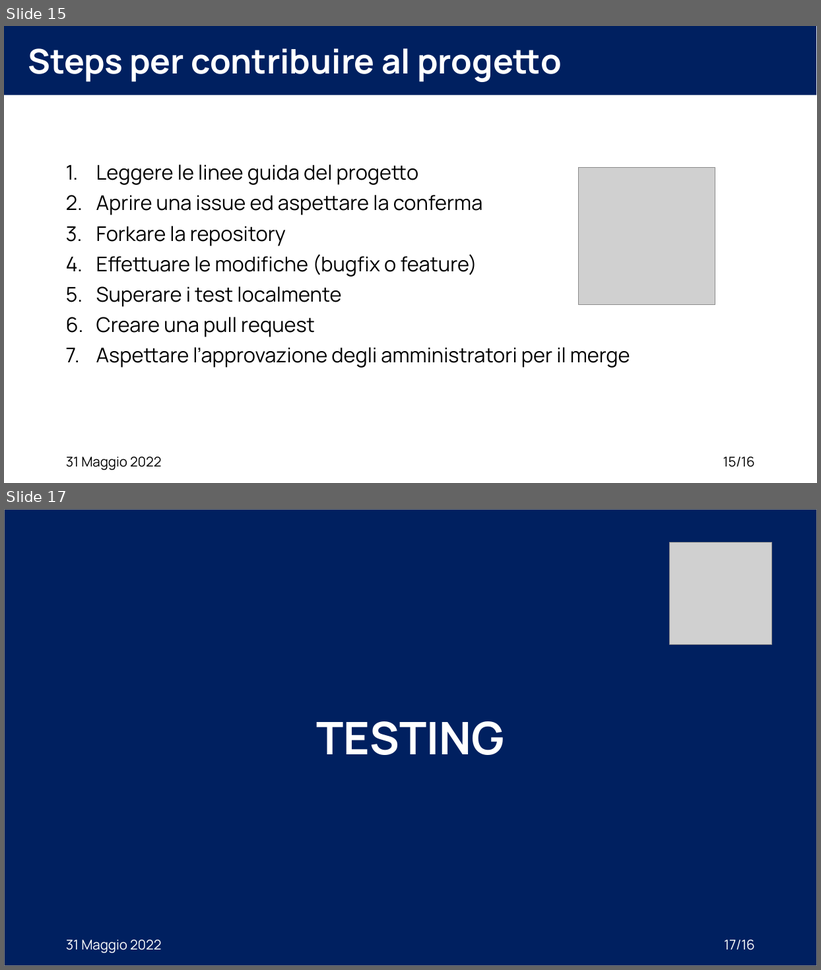
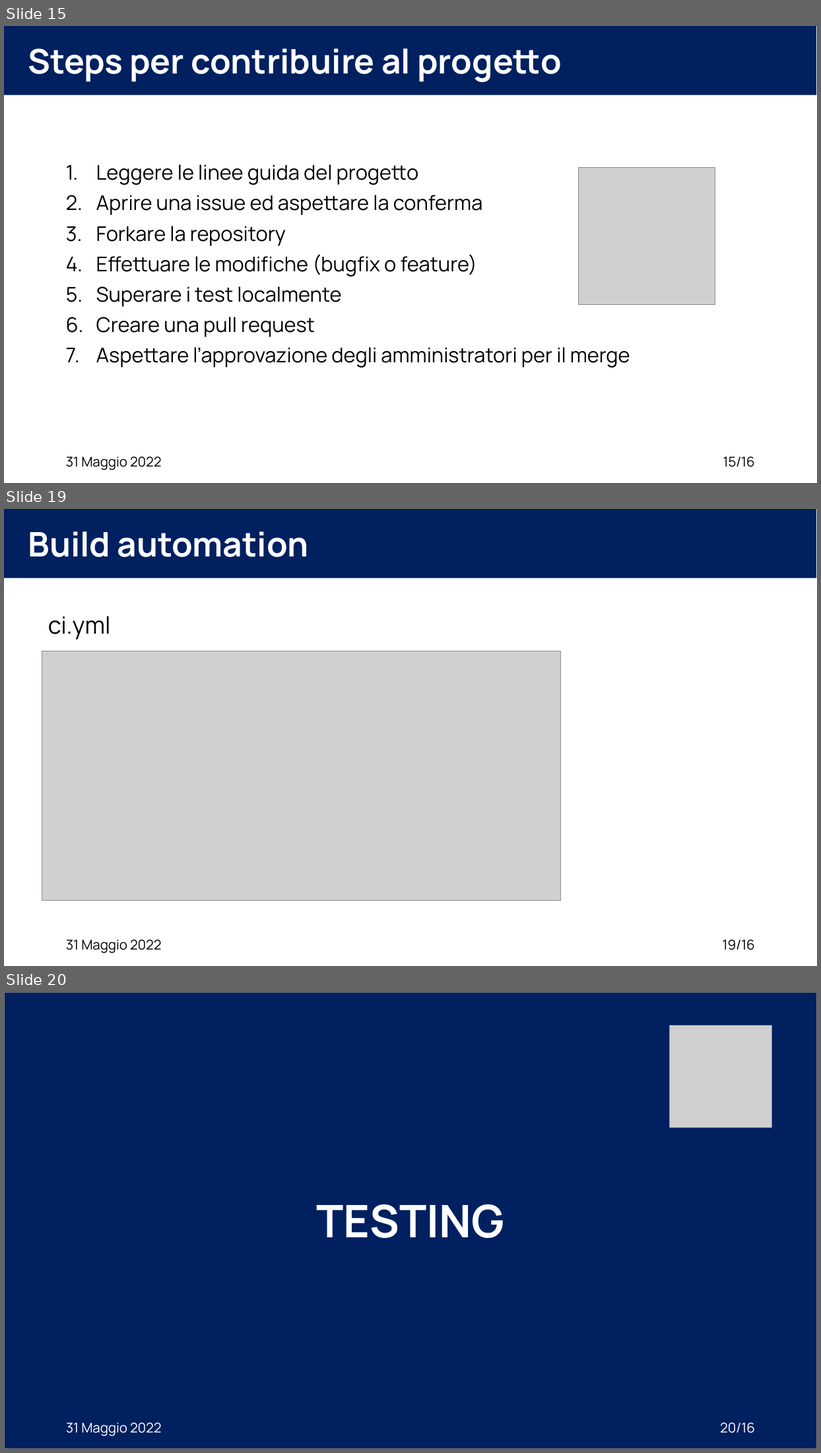
Before and after one commit to XidaZ3/MTSSAssignment3, a slide deck: MTSSAssignment3.pptx. Shown one above the other, each under a label of ours: slides 15 and 17 before the commit, slides 15, 19 and 20 after it; the slides between them are not shown. The pictures are 821x970 and 821x1453 pixels, drawn with LibreOffice and Linux fonts; fonts in the diff are those of the drawing; grey boxes stand for pictures. Boxes give left, top, right and bottom in pixels: in the first picture for what was removed or moved away, otherwise in the second. Text is boxed around its words. In the diff, an @@ line names an element or a change of style, - is before the commit and + after.

```diff
--- a/MTSSAssignment3.pptx
+++ b/MTSSAssignment3.pptx
@@ slide 19 added at (4,509,817,966), background #FFFFFF @@
@@ rectangle added at (4,509,817,578), fill #002060 @@
@@ title added at (28,531,309,557), 40 pt, text #FFFFFF, bold @@
+Build automation
@@ text added at (48,616,111,640), 28 pt, text #000000 @@
+ci.yml
@@ picture added at (42,651,560,900) @@
@@ text added at (66,940,162,954), 16 pt, text #000000 @@
+31 Maggio 2022
@@ page number added at (723,940,755,951), 16 pt, text #000000 @@
+19/16
@@ what was slide 17 is now slide 20 @@
@@ page number at (720,1423,755,1434): text changed @@
-17/16
+20/16
```
Also in this commit, not shown: 1 slide changed, 2 other slides added, 4 other files.
